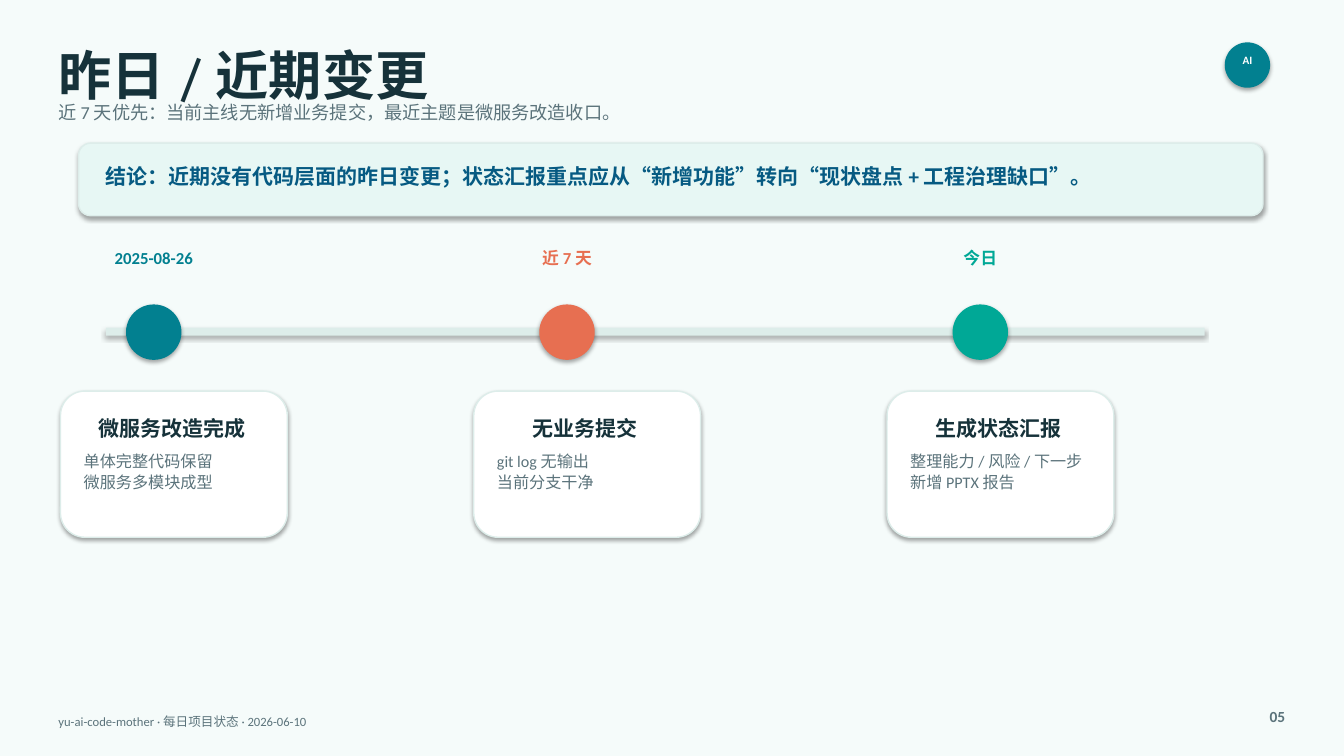
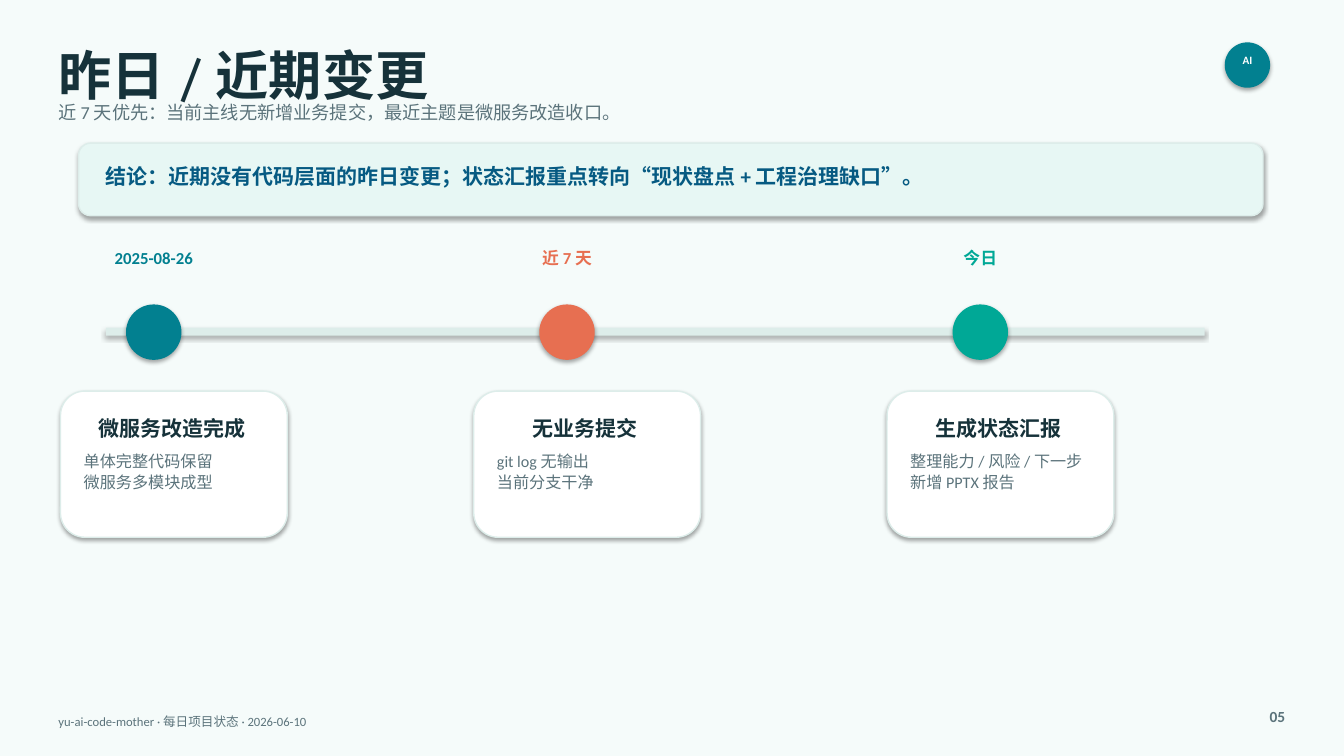
Before and after one commit to liyupi/yu-ai-code-mother, a slide deck: slide 5 of docs/reports/project-status-2026-06-10.pptx. Drawn at 1344x756 pixels with LibreOffice and Linux fonts; fonts in the diff are those of the drawing. Boxes give left, top, right and bottom in pixels: in the first picture for what was removed or moved away, otherwise in the second. Text is boxed around its words. In the diff, an @@ line names an element or a change of style, - is before the commit and + after.

```diff
--- a/docs/reports/project-status-2026-06-10.pptx
+++ b/docs/reports/project-status-2026-06-10.pptx
@@ text at [106, 166, 924, 188]: text changed @@
-结论：近期没有代码层面的昨日变更；状态汇报重点应从“新增功能”转向“现状盘点 + 工程治理缺口”。
+结论：近期没有代码层面的昨日变更；状态汇报重点转向“现状盘点 + 工程治理缺口”。
```
Also in this commit, not shown: 10 other slides changed.
